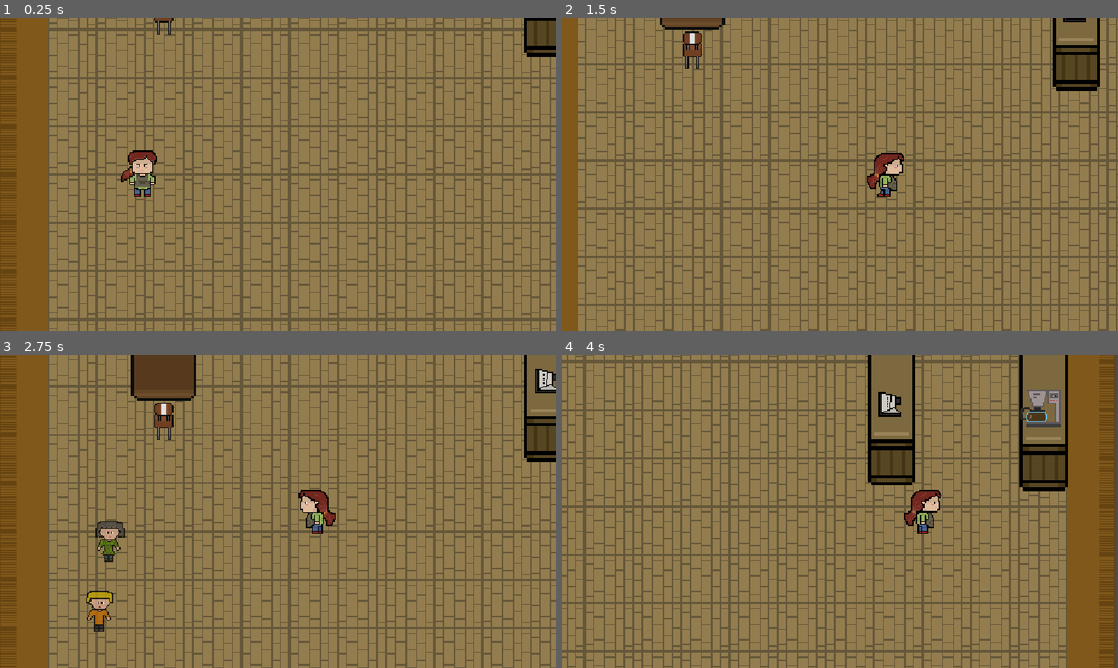
Above: before the commit, frames 1-4 (two rows, left to right).
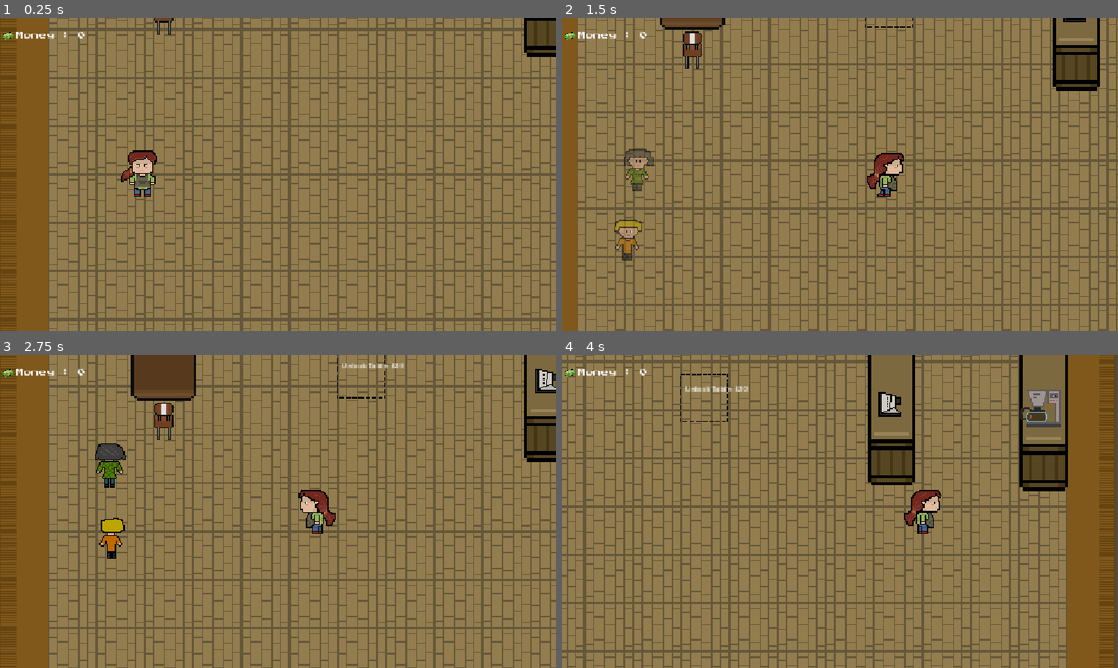
Above: after the commit, the same moments.

Repository: rafaybuildstuff/snowside-cafe
Game: Godot game, scene res://scene/cafe_scene.tscn
Same seed, same stepped clock (60 frames per second), same inputs: the game is played once before the commit and once after it. The project has no main scene, so this scene is started directly.
Inputs (mouse positions are in pixels of both pictures, inside the frame that each line leads up to):
- Up to frame 1 (0.25 s): no input
- Up to frame 2 (1.5 s): tap Enter (ui_accept) at 0.5, 0.6 s; move the mouse to (962, 158) at 0.52 s; hold Right (ui_right) from 0.53 s (still down); click (962, 158) at 0.67 s; tap Up (jump) at 0.77, 0.8, 1.07, 1.35 s; move the mouse to (728, 190) at 1.27 s
- Up to frame 3 (2.75 s): tap Up (jump) at 1.52, 1.82, 2.3 s; tap Enter (ui_accept) at 1.55, 2.1 s; move the mouse to (333, 442) at 2.02 s; release Right (ui_right) at 2.03 s; hold Left (ui_left) from 2.03 s (still down)
- Up to frame 4 (4 s): move the mouse to (812, 574) at 2.77 s; release Left (ui_left) at 2.78 s; hold Right (ui_right) from 2.78 s (still down); tap Alt at 2.85 s; click (812, 574) at 2.92 s; tap Up (jump) at 3.02, 3.32, 3.77, 3.8 s; tap Enter (ui_accept) at 3.05 s; move the mouse to (1006, 558) at 3.52 s; tap Shift at 3.6 s

The runs differ from the first frame. In frame 1, 0.2% of the frame differs, in the area x 0-16%, y 4-8%; in frame 2, 1.0%; in frame 3, 1.8%, in the area x 0-73%, y 0-89%; in frame 4, 0.4%.

Commit message:
i made a cool feature in which if i have a specific amout of money and collide with the thing i named (updrade1)  another table and chair appaires i also made 2 more customers i made some changes in tabel script

Diff:
--- a/customer.gd
+++ b/customer.gd
@@ -19,13 +19,11 @@
 	spawn_sequence()
 
 func spawn_sequence() -> void:
-	await get_tree().create_timer(2.0).timeout
+	await get_tree().create_timer(1.0).timeout
 
 	var tween = create_tween()
 	tween.tween_property(self, "modulate:a", 1.0, 1.0)
 	await tween.finished
-
-	await get_tree().create_timer(0.5).timeout
 
 	var current_scene = get_tree().current_scene
 	if current_scene:
@@ -44,7 +42,7 @@
 		current_point_index = 0
 		current_state = CustomerState.WALKING_PATH
 	else:
-		print("WARNING: Seat/Waypoint not found!")
+		print("WARNING: Seat/Waypoint not found for Customer 1!")
 
 func _physics_process(_delta: float) -> void:
 	match current_state:
--- a/scene/cafe_scene.tscn
+++ b/scene/cafe_scene.tscn
@@ -10,8 +10,11 @@
 [ext_resource type="Script" uid="uid://dq860b1bj872" path="res://scene/sandwish.gd" id="8_ccijo"]
 [ext_resource type="PackedScene" uid="uid://bjfw8vl0rginc" path="res://scene/tabel.tscn" id="9_ohn2x"]
 [ext_resource type="Texture2D" uid="uid://b22g6huuuh675" path="res://assets/table and chair.png" id="10_hekup"]
+[ext_resource type="PackedScene" uid="uid://bbku0osqg1jqs" path="res://scene/upgrade_1.tscn" id="11_6g4wj"]
 [ext_resource type="PackedScene" uid="uid://dl123lcutqgwg" path="res://scene/customer.tscn" id="11_fcdfh"]
 [ext_resource type="PackedScene" uid="uid://cmvxaw6qtljfk" path="res://scene/customer_2.tscn" id="11_omuhi"]
+[ext_resource type="FontFile" uid="uid://d0ebs3dw125h3" path="res://assets/heading.ttf" id="13_omuhi"]
+[ext_resource type="Texture2D" uid="uid://cybu3m3wdq4sr" path="res://assets/money.png" id="14_ls2p7"]
 
 [sub_resource type="TileSetAtlasSource" id="TileSetAtlasSource_kw27q"]
 texture = ExtResource("2_3v2pm")
@@ -70,7 +73,7 @@
 font_size = 10
 
 [sub_resource type="RectangleShape2D" id="RectangleShape2D_ijeb4"]
-size = Vector2(9.726318, 7.6421313)
+size = Vector2(9.726311, 7.6421313)
 
 [sub_resource type="RectangleShape2D" id="RectangleShape2D_w2f55"]
 size = Vector2(11, 9)
@@ -260,6 +263,24 @@
 region_enabled = true
 region_rect = Rect2(88.9042, 51.57639, 25.401352, 32.739513)
 
+[node name="Seat3" type="Area2D" parent="seatss" unique_id=1806613756]
+z_index = -1
+position = Vector2(57.000004, -223.00002)
+scale = Vector2(1.4393939, 1.439394)
+
+[node name="Sprite2D" type="Sprite2D" parent="seatss/Seat3" unique_id=1400458907]
+visible = false
+z_index = -1
+position = Vector2(113.936844, 7.6421204)
+scale = Vector2(0.9030525, 0.97599995)
+texture = ExtResource("10_hekup")
+region_enabled = true
+region_rect = Rect2(88.9042, 51.57639, 25.401352, 32.739513)
+
+[node name="CollisionShape2D" type="CollisionShape2D" parent="seatss/Seat3" unique_id=1184166708]
+position = Vector2(111.852646, 14.242142)
+shape = SubResource("RectangleShape2D_ijeb4")
+
 [node name="Seat2" type="Area2D" parent="seatss" unique_id=706042183]
 
 [node name="Sprite2D" type="Sprite2D" parent="seatss/Seat2" unique_id=521626932]
@@ -272,6 +293,19 @@
 position = Vector2(56, -139)
 shape = SubResource("RectangleShape2D_w2f55")
 
+[node name="Seat4" type="Area2D" parent="seatss" unique_id=163978625]
+
+[node name="Sprite2D" type="Sprite2D" parent="seatss/Seat4" unique_id=1878713069]
+visible = false
+position = Vector2(218, -135)
+texture = ExtResource("10_hekup")
+region_enabled = true
+region_rect = Rect2(0, 81.47476, 38.31909, 38.525238)
+
+[node name="CollisionShape2D" type="CollisionShape2D" parent="seatss/Seat4" unique_id=624475184]
+position = Vector2(219, -139)
+shape = SubResource("RectangleShape2D_w2f55")
+
 [node name="waypointss" type="Node" parent="." unique_id=463387817]
 
 [node name="Waypoint1" type="Marker2D" parent="waypointss" unique_id=529539875]
@@ -289,3 +323,25 @@
 
 [node name="Customer2" parent="customers" unique_id=821156017 instance=ExtResource("11_omuhi")]
 position = Vector2(3, 23)
+
+[node name="HUD" type="CanvasLayer" parent="." unique_id=1670507349]
+
+[node name="MoneyLabel" type="Label" parent="HUD" unique_id=1636477049]
+unique_name_in_owner = true
+offset_left = 33.0
+offset_top = 28.0
+offset_right = 161.0
+offset_bottom = 51.0
+theme_override_fonts/font = ExtResource("13_omuhi")
+text = "Money : 0"
+
+[node name="TextureRect" type="TextureRect" parent="HUD" unique_id=297704759]
+offset_left = 5.0
+offset_top = 25.0
+offset_right = 45.0
+offset_bottom = 65.00001
+scale = Vector2(0.6, 0.6)
+texture = ExtResource("14_ls2p7")
+
+[node name="upgrade 1" parent="." unique_id=1756008415 instance=ExtResource("11_6g4wj")]
+position = Vector2(219, -170)
--- a/scene/customer_2.gd
+++ b/scene/customer_2.gd
@@ -19,13 +19,11 @@
 	spawn_sequence()
 
 func spawn_sequence() -> void:
-	await get_tree().create_timer(2.0).timeout
+	await get_tree().create_timer(1.0).timeout
 
 	var tween = create_tween()
 	tween.tween_property(self, "modulate:a", 1.0, 1.0)
 	await tween.finished
-
-	await get_tree().create_timer(0.5).timeout
 
 	var current_scene = get_tree().current_scene
 	if current_scene:
@@ -48,7 +46,7 @@
 		current_point_index = 0
 		current_state = Customer2State.WALKING_PATH
 	else:
-		print("WARNING: Seat2 or Waypoint2 not found!")
+		print("WARNING: Seat2 or Waypoint2 not found for Customer 2!")
 
 func _physics_process(_delta: float) -> void:
 	match current_state:
--- /dev/null
+++ b/scene/customer_3.gd
@@ -0,0 +1,25 @@
+extends CharacterBody2D
+
+
+const SPEED = 300.0
+const JUMP_VELOCITY = -400.0
+
+
+func _physics_process(delta: float) -> void:
+	# Add the gravity.
+	if not is_on_floor():
+		velocity += get_gravity() * delta
+
+	# Handle jump.
+	if Input.is_action_just_pressed("ui_accept") and is_on_floor():
+		velocity.y = JUMP_VELOCITY
+
+	# Get the input direction and handle the movement/deceleration.
+	# As good practice, you should replace UI actions with custom gameplay actions.
+	var direction := Input.get_axis("ui_left", "ui_right")
+	if direction:
+		velocity.x = direction * SPEED
+	else:
+		velocity.x = move_toward(velocity.x, 0, SPEED)
+
+	move_and_slide()
--- /dev/null
+++ b/scene/customer_3.tscn
@@ -0,0 +1,99 @@
+[gd_scene format=3 uid="uid://bm6c0o4kjqd6g"]
+
+[ext_resource type="Texture2D" uid="uid://ciqfcmu8n8fnt" path="res://assets/customer.png" id="1_mc7od"]
+
+[sub_resource type="AtlasTexture" id="AtlasTexture_f215r"]
+atlas = ExtResource("1_mc7od")
+region = Rect2(120, 40, 40, 40)
+
+[sub_resource type="AtlasTexture" id="AtlasTexture_gekq5"]
+atlas = ExtResource("1_mc7od")
+region = Rect2(80, 40, 40, 40)
+
+[sub_resource type="AtlasTexture" id="AtlasTexture_5v5rp"]
+atlas = ExtResource("1_mc7od")
+region = Rect2(40, 80, 40, 40)
+
+[sub_resource type="AtlasTexture" id="AtlasTexture_23ali"]
+atlas = ExtResource("1_mc7od")
+region = Rect2(80, 80, 40, 40)
+
+[sub_resource type="AtlasTexture" id="AtlasTexture_qxgho"]
+atlas = ExtResource("1_mc7od")
+region = Rect2(160, 40, 40, 40)
+
+[sub_resource type="AtlasTexture" id="AtlasTexture_3qbpd"]
+atlas = ExtResource("1_mc7od")
+region = Rect2(0, 80, 40, 40)
+
+[sub_resource type="AtlasTexture" id="AtlasTexture_wx72y"]
+atlas = ExtResource("1_mc7od")
+region = Rect2(120, 80, 40, 40)
+
+[sub_resource type="SpriteFrames" id="SpriteFrames_mel2l"]
+animations = [{
+"frames": [{
+"duration": 1.0,
+"texture": SubResource("AtlasTexture_f215r")
+}],
+"loop": 1,
+"name": &"sitting",
+"speed": 5.0
+}, {
+"frames": [{
+"duration": 1.0,
+"texture": SubResource("AtlasTexture_gekq5")
+}],
+"loop": 1,
+"name": &"walking backward",
+"speed": 5.0
+}, {
+"frames": [{
+"duration": 1.0,
+"texture": SubResource("AtlasTexture_5v5rp")
+}, {
+"duration": 1.0,
+"texture": SubResource("AtlasTexture_23ali")
+}],
+"loop": 1,
+"name": &"walking left",
+"speed": 5.0
+}, {
+"frames": [{
+"duration": 1.0,
+"texture": SubResource("AtlasTexture_qxgho")
+}, {
+"duration": 1.0,
+"texture": SubResource("AtlasTexture_3qbpd")
+}],
+"loop": 1,
+"name": &"walking right",
+"speed": 5.0
+}, {
+"frames": [{
+"duration": 1.0,
+"texture": SubResource("AtlasTexture_wx72y")
+}],
+"loop": 1,
+"name": &"walking toward",
+"speed": 5.0
+}]
+
+[sub_resource type="RectangleShape2D" id="RectangleShape2D_737ee"]
+size = Vector2(20, 34)
+
+[node name="Customer3" type="CharacterBody2D" unique_id=2040717893]
+
+[node name="AnimatedSprite2D" type="AnimatedSprite2D" parent="." unique_id=57685985]
+sprite_frames = SubResource("SpriteFrames_mel2l")
+animation = &"walking backward"
+
+[node name="CollisionShape2D" type="CollisionShape2D" parent="." unique_id=304846420]
+position = Vector2(0, 3)
+shape = SubResource("RectangleShape2D_737ee")
+
+[node name="Label" type="Label" parent="." unique_id=1497681459]
+offset_left = -18.0
+offset_top = -21.0
+offset_right = 22.0
+offset_bottom = 2.0
--- /dev/null
+++ b/scene/customer_4.tscn
@@ -0,0 +1,99 @@
+[gd_scene format=3 uid="uid://bxfi3ccmd22r3"]
+
+[ext_resource type="Texture2D" uid="uid://ciqfcmu8n8fnt" path="res://assets/customer.png" id="1_737ee"]
+
+[sub_resource type="AtlasTexture" id="AtlasTexture_vq0lt"]
+atlas = ExtResource("1_737ee")
+region = Rect2(80, 160, 40, 40)
+
+[sub_resource type="AtlasTexture" id="AtlasTexture_4ldr3"]
+atlas = ExtResource("1_737ee")
+region = Rect2(40, 160, 40, 40)
+
+[sub_resource type="AtlasTexture" id="AtlasTexture_8moex"]
+atlas = ExtResource("1_737ee")
+region = Rect2(80, 160, 40, 40)
+
+[sub_resource type="AtlasTexture" id="AtlasTexture_4m0n8"]
+atlas = ExtResource("1_737ee")
+region = Rect2(40, 200, 40, 40)
+
+[sub_resource type="AtlasTexture" id="AtlasTexture_m61fb"]
+atlas = ExtResource("1_737ee")
+region = Rect2(80, 200, 40, 40)
+
+[sub_resource type="AtlasTexture" id="AtlasTexture_a5y5t"]
+atlas = ExtResource("1_737ee")
+region = Rect2(160, 160, 40, 40)
+
+[sub_resource type="AtlasTexture" id="AtlasTexture_rqg5i"]
+atlas = ExtResource("1_737ee")
+region = Rect2(0, 200, 40, 40)
+
+[sub_resource type="SpriteFrames" id="SpriteFrames_rn1xw"]
+animations = [{
+"frames": [{
+"duration": 1.0,
+"texture": SubResource("AtlasTexture_vq0lt")
+}],
+"loop": 1,
+"name": &"sitting",
+"speed": 5.0
+}, {
+"frames": [{
+"duration": 1.0,
+"texture": SubResource("AtlasTexture_4ldr3")
+}],
+"loop": 1,
+"name": &"walking backward",
+"speed": 5.0
+}, {
+"frames": [{
+"duration": 1.0,
+"texture": SubResource("AtlasTexture_8moex")
+}],
+"loop": 1,
+"name": &"walking forward",
+"speed": 5.0
+}, {
+"frames": [{
+"duration": 1.0,
+"texture": SubResource("AtlasTexture_4m0n8")
+}, {
+"duration": 1.0,
+"texture": SubResource("AtlasTexture_m61fb")
+}],
+"loop": 1,
+"name": &"walking left",
+"speed": 5.0
+}, {
+"frames": [{
+"duration": 1.0,
+"texture": SubResource("AtlasTexture_a5y5t")
+}, {
+"duration": 1.0,
+"texture": SubResource("AtlasTexture_rqg5i")
+}],
+"loop": 1,
+"name": &"walking right",
+"speed": 5.0
+}]
+
+[sub_resource type="RectangleShape2D" id="RectangleShape2D_6dpmh"]
+size = Vector2(20, 34)
+
+[node name="Customer4" type="CharacterBody2D" unique_id=198006399]
+
+[node name="AnimatedSprite2D" type="AnimatedSprite2D" parent="." unique_id=1006016307]
+sprite_frames = SubResource("SpriteFrames_rn1xw")
+animation = &"walking backward"
+
+[node name="CollisionShape2D" type="CollisionShape2D" parent="." unique_id=1687291659]
+position = Vector2(0, 3)
+shape = SubResource("RectangleShape2D_6dpmh")
+
+[node name="Label" type="Label" parent="." unique_id=633121269]
+offset_left = -16.0
+offset_top = -22.0
+offset_right = 24.0
+offset_bottom = 1.0
--- a/scene/money.gd
+++ b/scene/money.gd
@@ -4,9 +4,8 @@
 	body_entered.connect(_on_body_entered)
 
 func _on_body_entered(body: Node2D) -> void:
-	# Check if the player touched the money
-	if body.name == "player" or body.name == "playerr":
-		# TODO: We will add your top-right money score counter here next!
-
-		# Disappear when the player picks it up
+	# This checks if whatever touched it has the add_money function,
+	# no matter what your player node is named!
+	if body.has_method("add_money"):
+		body.add_money(10) # Gives exactly 10 rupees per table!
 		queue_free()
--- a/scene/playerr.gd
+++ b/scene/playerr.gd
@@ -6,6 +6,9 @@
 # --- Item States (for when you add food or cups later) ---
 @export var has_cup: bool = false
 @export var has_food: bool = false
+
+# --- Money Score ---
+var score: int = 0
 
 # --- Reference to AnimatedSprite2D ---
 @onready var animated_sprite: AnimatedSprite2D = $AnimatedSprite2D
@@ -88,3 +91,9 @@
 	# Safely play the animation if it exists in your SpriteFrames
 	if animated_sprite.sprite_frames and animated_sprite.sprite_frames.has_animation(target_anim):
 		animated_sprite.play(target_anim)
+
+# --- Money Collection Handler ---
+func add_money(amount: int) -> void:
+	score += amount
+	if has_node("%MoneyLabel"):
+		get_node("%MoneyLabel").text = "Money: " + str(score)
--- /dev/null
+++ b/scene/upgrade_1.tscn
@@ -0,0 +1,27 @@
+[gd_scene format=3 uid="uid://bbku0osqg1jqs"]
+
+[ext_resource type="Script" uid="uid://d4fda7wx226xy" path="res://upgrade_1.gd" id="1_ge45e"]
+[ext_resource type="Texture2D" uid="uid://dn1h41ydg28qs" path="res://assets/take.png" id="2_bmjud"]
+
+[sub_resource type="RectangleShape2D" id="RectangleShape2D_mel2l"]
+size = Vector2(36, 35)
+
+[node name="upgrade 1" type="Area2D" unique_id=1756008415]
+script = ExtResource("1_ge45e")
+
+[node name="Sprite2D" type="Sprite2D" parent="." unique_id=1273989436]
+texture = ExtResource("2_bmjud")
+
+[node name="CollisionShape2D" type="CollisionShape2D" parent="." unique_id=576197808]
+position = Vector2(0, 0.5)
+shape = SubResource("RectangleShape2D_mel2l")
+
+[node name="Label" type="Label" parent="." unique_id=1253980805]
+texture_filter = 1
+offset_left = -16.0
+offset_top = -12.0
+offset_right = 17.0
+offset_bottom = 11.0
+theme_override_font_sizes/font_size = 6
+text = "Unlock
+Table: $20"
--- a/tabel.gd
+++ b/tabel.gd
@@ -74,21 +74,49 @@
 		if cust.has_method("start_sandwich_countdown"):
 			cust.start_sandwich_countdown()
 
-	# Wait 3 seconds while they eat
+	# Wait 3 seconds while they finish eating
 	await get_tree().create_timer(3.0).timeout
 
-	# SPAWN MONEY ON THE LEFT SIDE OF THE TABLE AUTOMATICALLY
+	# SPAWN MONEY ON THE LEFT SIDE OF THE TABLE
 	var money_scene = load("res://scene/money.tscn")
 	if money_scene:
 		var money_instance = money_scene.instantiate()
 		var current_scene = get_tree().current_scene
 		if current_scene:
 			current_scene.add_child(money_instance)
-			# Places money 40 pixels to the left of the table center
 			money_instance.global_position = global_position + Vector2(-40, 0)
 
+	# Reset table back to clean, ready for new customers
 	state = TableState.CLEAN_WAITING_COFFEE
 	update_table_appearance()
+
+	# Automatically spawn a brand new pair of customers for this table
+	spawn_new_customers()
+
+func spawn_new_customers() -> void:
+	var current_scene = get_tree().current_scene
+	if not current_scene:
+		return
+
+	var cust1_scene = load("res://scene/customer.tscn")
+	var cust2_scene = load("res://scene/customer_2.tscn")
+
+	if cust1_scene and cust2_scene:
+		var c1 = cust1_scene.instantiate()
+		var c2 = cust2_scene.instantiate()
+
+		# Add them into the "customers" folder if it exists, otherwise add to root
+		var customers_folder = current_scene.find_child("customers", true, false)
+		if customers_folder:
+			customers_folder.add_child(c1)
+			customers_folder.add_child(c2)
+		else:
+			current_scene.add_child(c1)
+			current_scene.add_child(c2)
+
+		# Spawn them inside the cafe at the exact indoor entrance coordinates
+		c1.global_position = Vector2(10, -20)
+		c2.global_position = Vector2(35, 0)
 
 func update_table_appearance() -> void:
 	if not animated_sprite or not animated_sprite.sprite_frames:
--- /dev/null
+++ b/upgrade_1.gd
@@ -0,0 +1,56 @@
+extends Area2D
+
+@export var table_cost: int = 20
+@onready var label: Label = $Label
+
+func _ready() -> void:
+	body_entered.connect(_on_body_entered)
+	if label:
+		label.text = "Unlock Table: $20"
+
+	# Automatically hide Seat3 and Seat4 at the start of the game
+	call_deferred("set_chairs_active", false)
+
+func _on_body_entered(body: Node2D) -> void:
+	if body.has_method("add_money") and "score" in body:
+		if body.score >= table_cost:
+			body.add_money(-table_cost)
+
+			# Use call_deferred so Godot doesn't throw the "flushing queries" physics error
+			call_deferred("spawn_new_cafe_content")
+		else:
+			print("Not enough money! Need $20.")
+
+func spawn_new_cafe_content() -> void:
+	var current_scene = get_tree().current_scene
+	if not current_scene:
+		return
+
+	# 1. Spawn the new table
+	var table_scene = load("res://scene/tabel.tscn")
+	if table_scene:
+		var new_table = table_scene.instantiate()
+		current_scene.add_child(new_table)
+		new_table.global_position = global_position
+
+	# 2. Reveal Seat3 and Seat4 and enable their collisions
+	set_chairs_active(true)
+
+	# 3. Remove the upgrade zone
+	queue_free()
+
+func set_chairs_active(is_active: bool) -> void:
+	var current_scene = get_tree().current_scene
+	if not current_scene:
+		return
+
+	for chair_name in ["Seat3", "Seat4"]:
+		var chair = current_scene.find_child(chair_name, true, false)
+		if chair:
+			chair.visible = is_active
+			if chair.has_node("Sprite2D"):
+				var sprite = chair.get_node("Sprite2D")
+				sprite.visible = is_active
+				sprite.modulate.a = 1.0 if is_active else 0.0
+			if chair.has_node("CollisionShape2D"):
+				chair.get_node("CollisionShape2D").disabled = !is_active
Binary file added: assets/take.png
Not shown, added: assets/take.png.import
Not shown, added: scene/customer_3.gd.uid
Not shown, added: upgrade_1.gd.uid
